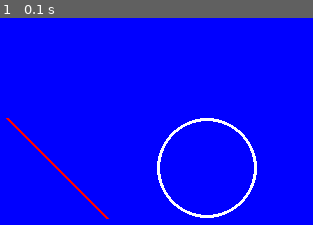
Above: before the commit, frame 1.
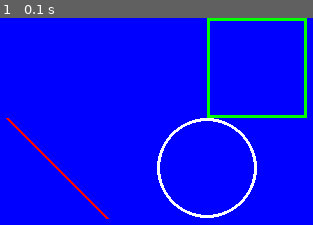
Above: after the commit, the same moment.

Repository: lsm2714/rerorerorerorerorerorero
Game: pygame game, started from pygame1.py
The game is run twice, just before and just after one commit, with the same random seed, the same clock (stepped at 60 frames per second) and the same inputs.
Inputs:
- Up to frame 1 (0.1 s): no input

The runs differ from the first frame. In frame 1, 1.8% of the frame differs, in the area x 66-99%, y 0-49%.

Commit message:
4월 7일

Diff:
--- /dev/null
+++ b/lesson1.py
@@ -0,0 +1,34 @@
+'''# 사용자가 입력한 상품 가격에 따라 할인율 적용
+# 상품 가격 입력
+price = int(input('상품 가격을 입력하세요 : '))
+# 가격에 따라 할인율 적용
+if price >= 100000 :
+    print('할인율 : 10%')
+    print(f'할인 금액 : {int(price * 0.1)}원')
+    print(f'최종 결제 금액 : {int(price - price * 0.1)}원')
+elif price >= 50000 :
+    print('할인율 : 5%')
+    print(f'할인 금액 : {int(price * 0.05)}원')
+    print(f'최종 결제 금액 : {int(price - price * 0.05)}원')
+else :
+    print('할인 없음')
+    print(f'최종 결제 금액 : {price}원')
+# 입력한 가격에 맞는 할인 금액 출력 '''
+
+'''# 학점 판정기 만들기
+# 국어, 영어, 수학 점수를 입력
+input_value1 = int(input('국어 점수 입력 : '))
+input_value2 = int(input('영어 점수 입력 : '))
+input_value3 = int(input('수학 점수 입력 : '))
+# 평균 점수 계산
+average = (input_value1 + input_value2 + input_value3) / 3
+print(f'평균 : {average:.1f}점') # 소수점 뒤의 길이를 제한하려면 :.숫자f 이런식으로 숫자 변수 뒤에 입력한ㄷ.
+if input_value1 and input_value2 and input_value3 > 80 :
+    if average >= 90 :
+        result = '결과 : 우수 합격'
+elif input_value1 and input_value2 and input_value3 > 40 :
+    if average >= 70 :
+        result = '결과 : 합격'
+else :
+    result = '결과 : 불합격'
+print(result)'''
--- a/monndai9-3.py
+++ b/monndai9-3.py
@@ -1,70 +1,28 @@
-'''# 별 패턴 그리기, 숫자 입력받기
-star = int(input('숫자를 입력하세요 : '))
-# for 반복문과 range() 함수를 이용해 별 패턴 그리기
-for stars in range(1, star + 1) :
-    print('*' * stars)
-for stars in range(star - 1, 0, -1) :
-    print('*' * stars)
-
-
-# input() 으로 숫자를 입력한 후 for 반복문과 range() 함수를 이용해서 별 패턴을 그려야 함.
-# 어떻게 실행되는 거냐면 for stars in range(1, star + 1) 에서 range() 안의 1은 시작 값, star + 1은 끝 값으로 for 반복문을 썼으니
-# 1부터 star + 1까지 밑으로 나열됨. 나열된 숫자들을 stars에 저장한 후 print('*' * stars)에서 곱하기를 하면 '*'는 for문으로 지정된 숫자만큼 밑으로 나열되고
-# stars도 1부터 지정한 숫자까지 나열되서 그걸 서로 곱해가지고 출력을 낸다.
-# 예를 들어 3을 입력하면
-
-* ('*' * 1)
-** ('*' * 2)
-*** ('*' * 3)
-이런 식으로 출력이 된다. 두 번째 for문도 마찬가지로 range(star - 1, 0, -1) 이므로 stars가 for문으로 인해 star - 1부터 1까지 -1씩 나열되어서
-** ('*' * 2)
-* ('*' * 1) 이렇게 출력이 된다.
-한번에 나타내면
-*
-**
-***
-**
-*
-이런 식으로 출력이 된다.
-'''
-
-'''sasa = int(input('숫자 입력ㅋ : '))
-
-for kaka in range(1, sasa + 1) :
-    print('ㅋ' * kaka)
-for kaka in range(sasa - 1, 0, -1) :
-    print('ㅋ' * kaka)'''
-
-
-
-
-# 명시적 형변환
+# 명시적 형변환, 사용자로부터 여러 개의 숫자를 쉼표로 구분하여 문자열로 입력받기
 input_value = input('숫자들을 쉼표로 구분하여 입력하세요 : ')
-# 문자열에서 쉼표를 기준으로 문자 구분하기
+# 쉼표를 기준으로 구분하기
 numbers_str = input_value.split(',')
-# 문자열 리스트를 정수로 변환
+# 리스트를 정수형으로 바꾸기
 numbers_int = [int(num) for num in numbers_str]
-# for 문을 활용하여 리스트 안의 숫자를 서로 더하기
+# for문을 활용하여 리스트의 각 요소를 서로 더하기
 result = 0
-# 100을 초과할 경우 숫자를 넣을 리스트 선언
-valid_numbers = []
+valid_numbers = [] # 총합이 100을 초과할 경우 넣을 리스트 선언
 for num in numbers_int :
     result += num
+    # 더하는 중 100을 넘을 경우 break 걸고 100을 넘는 숫자까지 리스트에 포함하기
+    # 100을 넘지 않아도 리스트에 포함되긴 함
     valid_numbers.append(num)
     if result > 100 :
         break
-if result <= 100:
-    print('총합이 100을 초과하지 않았습니다.')
-    print(f'입력된 모든 숫자들 : {numbers_int}')
-    print(f'최종 총합 : {result}')
-else:
+# 100을 넘을 경우 알맞게 출력
+if result > 100 :
     print('총합이 100을 초과하였습니다.')
     print(f'현재까지의 입력값들 : {valid_numbers}')
-    print(f'현재까지의 총합 : {result}')
-
-'''
-
-'''
+    print(f'최종 총합 : {result}')
+# false일 경우 알맞게 출력
+else :
+    print(f'''
+''')
 
 
 
@@ -105,20 +63,26 @@
 
 
 
-
-'''# 명시적 형변환, 사용자로부터 여러 개의 숫자를 문자열로 입력받기
-numbers_str = input('숫자들을 쉼표로 구분하여 입력하세요 : ')
-# 쉼표로 숫자들을 따로 분리하고 정수형으로 변환
-numbers = numbers_str.split(',')
-numbers = [int(num) for num in numbers] # ()가 안에 있으므로 바깥 괄호는 []로 한다.
-# 입력한 모든 숫자 리스트와 숫자들을 서로 더한 값을 출력하는데 100초과 100이하도 출력
+'''# 명시적 형변환
+input_value = input('숫자들을 쉼표로 구분하여 입력하세요 : ')
+# 문자열에서 쉼표를 기준으로 문자 구분하기
+numbers_str = input_value.split(',')
+# 문자열 리스트를 정수로 변환
+numbers_int = [int(num) for num in numbers_str]
+# for 문을 활용하여 리스트 안의 숫자를 서로 더하기
 result = 0
-for num in numbers : # 리스트의 값을 하나하나 꺼내서 계산하기 위해 for 반복문 사용
+# 100을 초과할 경우 숫자를 넣을 리스트 선언
+valid_numbers = []
+for num in numbers_int :
     result += num
-if result > 100 :
-    print_value = '총합이 100을 초과하였습니다.'
-else :
-    print_value = '총합이 100을 초과하지 않습니다.'
-print(print_value)
-print(f'입력된 모든 숫자들 : {numbers} ')
-print(f'최종 총합 : {result} ')'''
+    valid_numbers.append(num)
+    if result > 100 :
+        break
+if result <= 100:
+    print('총합이 100을 초과하지 않았습니다.')
+    print(f'입력된 모든 숫자들 : {numbers_int}')
+    print(f'최종 총합 : {result}')
+else:
+    print('총합이 100을 초과하였습니다.')
+    print(f'현재까지의 입력값들 : {valid_numbers}')
+    print(f'현재까지의 총합 : {result}')'''
--- a/pygame1.py
+++ b/pygame1.py
@@ -8,7 +8,7 @@
 WINDOW_WIDTH = 600
 WINDOW_HEIGHT = 300
 
-# RGE 색상 기준으로 사용할 색깔 정의
+# RGE 색상 기준으로 사용할 색깔 정의. 참조 : https://www.w3schools.com/colors/colors_picker.asp
 BLACK = (0, 0, 0)
 WHITE = (255, 255, 255)
 RED = (255, 0, 0)
@@ -27,6 +27,9 @@
 # circule() 함수를 이용하여 하얀색으로 동그라미 그리기
 pygame.draw.circle(display_surface, WHITE, (WINDOW_WIDTH//2, WINDOW_HEIGHT//2), 50, 3)
 
+# Rectangle() 함수를 이용하여 녹색으로 네모칸 그리기
+pygame.draw.rect(display_surface, GREEN, (300, 0, 100, 100), 3)
+
 # 이름 설정
 pygame.display.set_caption('이승민ㅋㅋㅋㅋㅋㅋㅋㅋㅋㅋㅋㅋㅋㅋㅋㅋㅋㅋㅋㅋㅋㅋㅋㅋㅋㅋㅋㅋㅋㅋㅋㅋㅋ')
 
